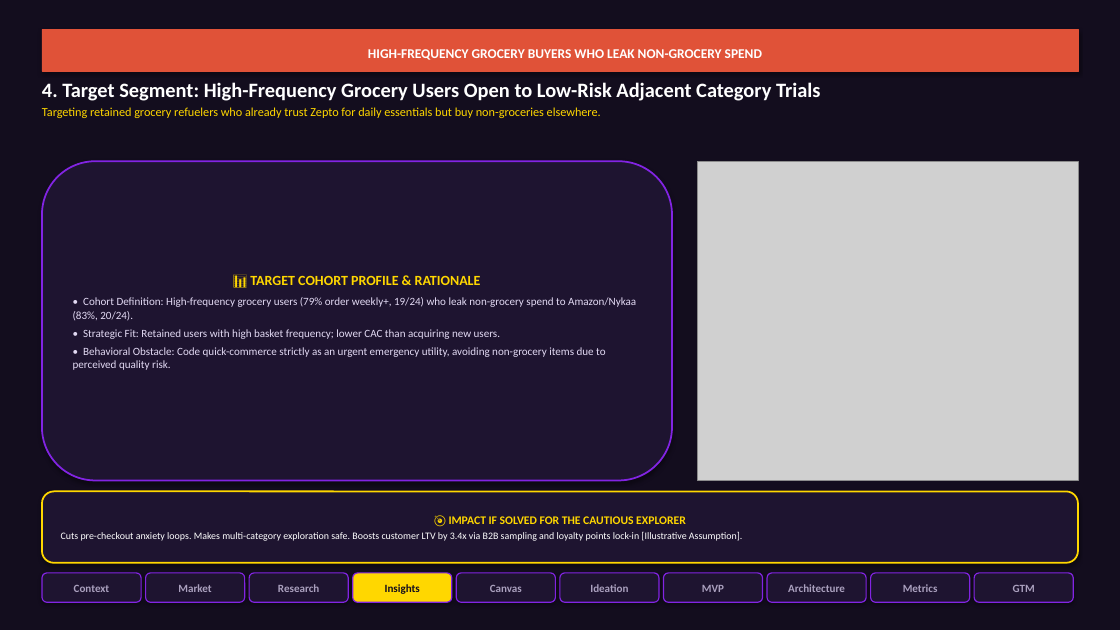
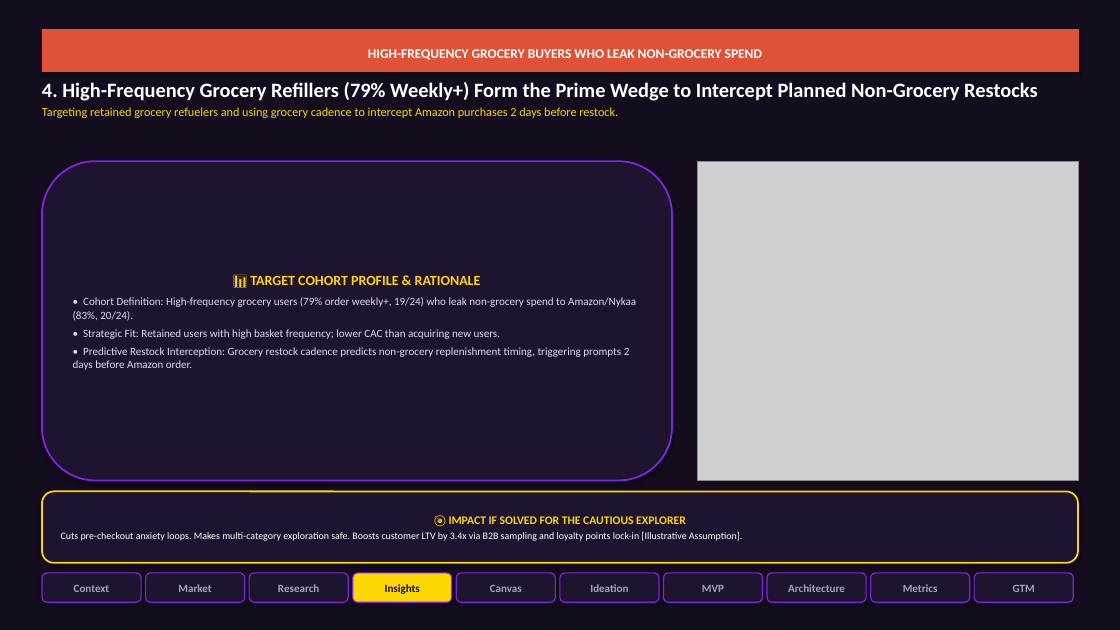
Before and after one commit to akhyashukla03/zeptomvp, a slide deck: slide 4 of NL_Zepto_Growth_PM_Graduation_Project.pptx. Drawn at 1120x630 pixels with LibreOffice and Linux fonts; fonts in the diff are those of the drawing; grey boxes stand for pictures. Boxes give left, top, right and bottom in pixels: in the first picture for what was removed or moved away, otherwise in the second. Text is boxed around its words. In the diff, an @@ line names an element or a change of style, - is before the commit and + after.

Commit message:
Implement 96+ strategic upgrades: repeat habit loop in MVP, category scope concession, unit economics table, data flywheel moat, and randomized holdout incrementality

```diff
--- a/NL_Zepto_Growth_PM_Graduation_Project.pptx
+++ b/NL_Zepto_Growth_PM_Graduation_Project.pptx
@@ text at [42, 82, 1038, 118]: text changed @@
-4. Target Segment: High-Frequency Grocery Users Open to Low-Risk Adjacent Category Trials
-Targeting retained grocery refuelers who already trust Zepto for daily essentials but buy non-groceries elsewhere.
+4. High-Frequency Grocery Refillers (79% Weekly+) Form the Prime Wedge to Intercept Planned Non-Grocery Restocks
+Targeting retained grocery refuelers and using grocery cadence to intercept Amazon purchases 2 days before restock.
@@ text in rounded rectangle at [73, 347, 630, 370]: text changed @@
-• Behavioral Obstacle: Code quick-commerce strictly as an urgent emergency utility, avoiding non-grocery items due to perceived quality risk.
+• Predictive Restock Interception: Grocery restock cadence predicts non-grocery replenishment timing, triggering prompts 2 days before Amazon order.
```
Also in this commit, not shown: 9 other slides changed, 5 other files.
